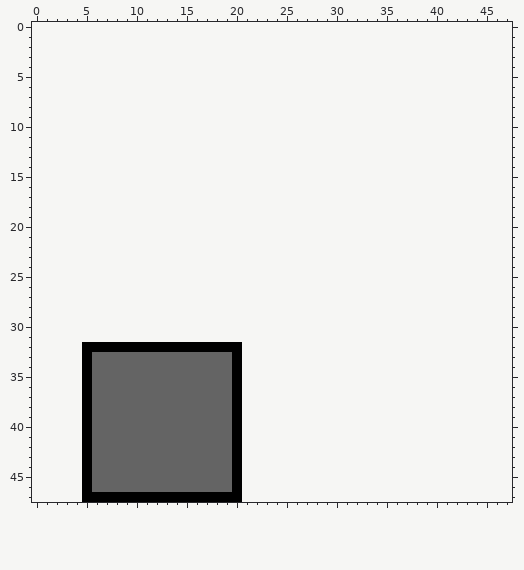
File history of a pixel-art file, public/demo/game/assets/tilesets/wall.ase. That is the earlier state.
16x16 pixels, 1 frame. The old version is drawn lined up with the new one, on the new canvas.
New version:
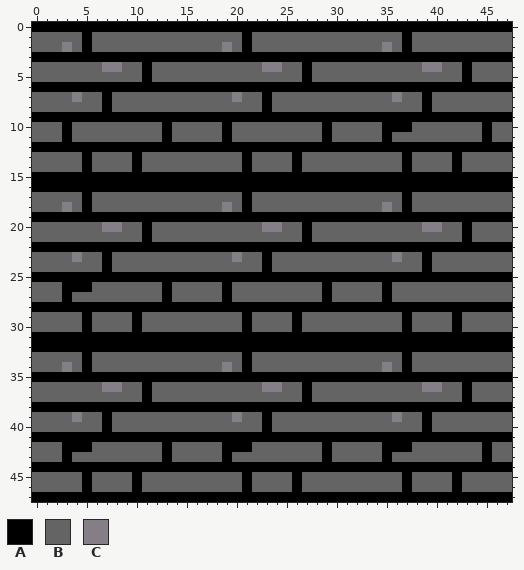
Palette (. is transparent): A #000000  B #646464  C #847e87
Difference:
canvas 16x16 -> 48x48, the old top-left corner now at 5,32
y 0: x 0..47 ................................................ -> AAAAAAAAAAAAAAAAAAAAAAAAAAAAAAAAAAAAAAAAAAAAAAAA
y 1: x 0..47 ................................................ -> BBBBBABBBBBBBBBBBBBBBABBBBBBBBBBBBBBBABBBBBBBBBB
y 2: x 0..47 ................................................ -> BBBCBABBBBBBBBBBBBBCBABBBBBBBBBBBBBCBABBBBBBBBBB
y 3: x 0..47 ................................................ -> AAAAAAAAAAAAAAAAAAAAAAAAAAAAAAAAAAAAAAAAAAAAAAAA
y 4: x 0..47 ................................................ -> BBBBBBBCCBBABBBBBBBBBBBCCBBABBBBBBBBBBBCCBBABBBB
y 5: x 0..47 ................................................ -> BBBBBBBBBBBABBBBBBBBBBBBBBBABBBBBBBBBBBBBBBABBBB
y 6: x 0..47 ................................................ -> AAAAAAAAAAAAAAAAAAAAAAAAAAAAAAAAAAAAAAAAAAAAAAAA
y 7: x 0..47 ................................................ -> BBBBCBBABBBBBBBBBBBBCBBABBBBBBBBBBBBCBBABBBBBBBB
y 8: x 0..47 ................................................ -> BBBBBBBABBBBBBBBBBBBBBBABBBBBBBBBBBBBBBABBBBBBBB
y 9: x 0..47 ................................................ -> AAAAAAAAAAAAAAAAAAAAAAAAAAAAAAAAAAAAAAAAAAAAAAAA
y 10: x 0..47 ................................................ -> BBBABBBBBBBBBABBBBBABBBBBBBBBABBBBBAAABBBBBBBABB
y 11: x 0..47 ................................................ -> BBBABBBBBBBBBABBBBBABBBBBBBBBABBBBBABBBBBBBBBABB
y 12: x 0..47 ................................................ -> AAAAAAAAAAAAAAAAAAAAAAAAAAAAAAAAAAAAAAAAAAAAAAAA
y 13..14: x 0..47 ................................................ -> BBBBBABBBBABBBBBBBBBBABBBBABBBBBBBBBBABBBBABBBBB
y 15..16: x 0..47 ................................................ -> AAAAAAAAAAAAAAAAAAAAAAAAAAAAAAAAAAAAAAAAAAAAAAAA
y 17: x 0..47 ................................................ -> BBBBBABBBBBBBBBBBBBBBABBBBBBBBBBBBBBBABBBBBBBBBB
y 18: x 0..47 ................................................ -> BBBCBABBBBBBBBBBBBBCBABBBBBBBBBBBBBCBABBBBBBBBBB
y 19: x 0..47 ................................................ -> AAAAAAAAAAAAAAAAAAAAAAAAAAAAAAAAAAAAAAAAAAAAAAAA
y 20: x 0..47 ................................................ -> BBBBBBBCCBBABBBBBBBBBBBCCBBABBBBBBBBBBBCCBBABBBB
y 21: x 0..47 ................................................ -> BBBBBBBBBBBABBBBBBBBBBBBBBBABBBBBBBBBBBBBBBABBBB
y 22: x 0..47 ................................................ -> AAAAAAAAAAAAAAAAAAAAAAAAAAAAAAAAAAAAAAAAAAAAAAAA
y 23: x 0..47 ................................................ -> BBBBCBBABBBBBBBBBBBBCBBABBBBBBBBBBBBCBBABBBBBBBB
y 24: x 0..47 ................................................ -> BBBBBBBABBBBBBBBBBBBBBBABBBBBBBBBBBBBBBABBBBBBBB
y 25: x 0..47 ................................................ -> AAAAAAAAAAAAAAAAAAAAAAAAAAAAAAAAAAAAAAAAAAAAAAAA
y 26: x 0..47 ................................................ -> BBBAAABBBBBBBABBBBBABBBBBBBBBABBBBBABBBBBBBBBBBB
y 27: x 0..47 ................................................ -> BBBABBBBBBBBBABBBBBABBBBBBBBBABBBBBABBBBBBBBBBBB
y 28: x 0..47 ................................................ -> AAAAAAAAAAAAAAAAAAAAAAAAAAAAAAAAAAAAAAAAAAAAAAAA
y 29..30: x 0..47 ................................................ -> BBBBBABBBBABBBBBBBBBBABBBBABBBBBBBBBBABBBBABBBBB
y 31: x 0..47 ................................................ -> AAAAAAAAAAAAAAAAAAAAAAAAAAAAAAAAAAAAAAAAAAAAAAAA
y 32: x 0..4 ..... -> AAAAA; x 21..47 ........................... -> AAAAAAAAAAAAAAAAAAAAAAAAAAA
y 33: x 0..4 ..... -> BBBBB; x 20..47 A........................... -> BABBBBBBBBBBBBBBBABBBBBBBBBB
y 34: x 0..4 ..... -> BBBCB; x 19..47 BA........................... -> CBABBBBBBBBBBBBBCBABBBBBBBBBB
y 35: x 0..4 ..... -> AAAAA; x 6..19 BBBBBBBBBBBBBB -> AAAAAAAAAAAAAA; x 21..47 ........................... -> AAAAAAAAAAAAAAAAAAAAAAAAAAA
y 36: x 0..5 .....A -> BBBBBB; x 7..8 BB -> CC; x 11 B -> A; x 20..47 A........................... -> BBBCCBBABBBBBBBBBBBCCBBABBBB
y 37: x 0..5 .....A -> BBBBBB; x 11 B -> A; x 20..47 A........................... -> BBBBBBBABBBBBBBBBBBBBBBABBBB
y 38: x 0..4 ..... -> AAAAA; x 6..19 BBBBBBBBBBBBBB -> AAAAAAAAAAAAAA; x 21..47 ........................... -> AAAAAAAAAAAAAAAAAAAAAAAAAAA
y 39: x 0..5 .....A -> BBBBCB; x 7 B -> A; x 20..47 A........................... -> CBBABBBBBBBBBBBBCBBABBBBBBBB
y 40: x 0..5 .....A -> BBBBBB; x 7 B -> A; x 20..47 A........................... -> BBBABBBBBBBBBBBBBBBABBBBBBBB
y 41: x 0..4 ..... -> AAAAA; x 6..19 BBBBBBBBBBBBBB -> AAAAAAAAAAAAAA; x 21..47 ........................... -> AAAAAAAAAAAAAAAAAAAAAAAAAAA
y 42: x 0..4 ..... -> BBBAA; x 13 B -> A; x 19 B -> A; x 21..47 ........................... -> ABBBBBBBABBBBBAAABBBBBBBABB
y 43: x 0..5 .....A -> BBBABB; x 13 B -> A; x 19..47 BA........................... -> ABBBBBBBBBABBBBBABBBBBBBBBABB
y 44: x 0..4 ..... -> AAAAA; x 6..19 BBBBBBBBBBBBBB -> AAAAAAAAAAAAAA; x 21..47 ........................... -> AAAAAAAAAAAAAAAAAAAAAAAAAAA
y 45..46: x 0..4 ..... -> BBBBB; x 10 B -> A; x 20..47 A........................... -> BABBBBABBBBBBBBBBABBBBABBBBB
y 47: x 0..4 ..... -> AAAAA; x 21..47 ........................... -> AAAAAAAAAAAAAAAAAAAAAAAAAAA
